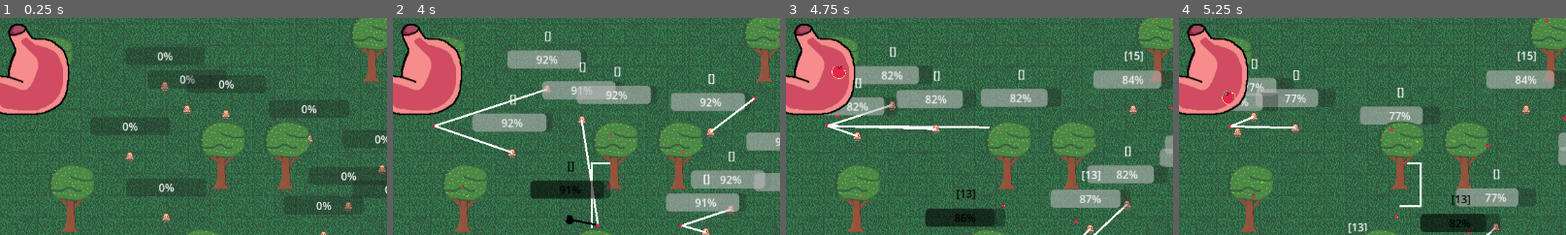
Above: before the commit, frames 1-4 (left to right).
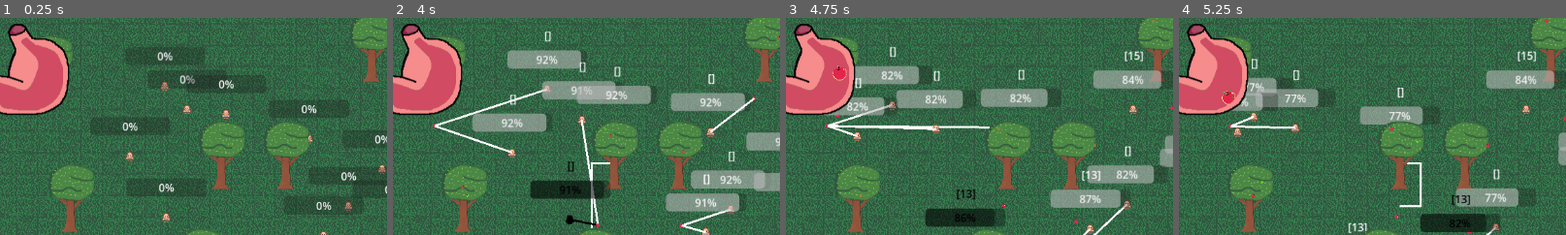
Above: after the commit, the same moments.

Repository: rundoom/Upraiser
Game: Godot game, scene res://world/mass_test.tscn
Same seed, same stepped clock (60 frames per second), same inputs: the game is played once before the commit and once after it.
Inputs (mouse positions are % of the whole screen's width and height, from its top left):
- Up to frame 1 (0.25 s): no input
- Up to frame 2 (4 s): move the mouse to (35, 26) at 0.52 s; press the mouse at (35, 26) at 0.53 s; move the mouse to (23, 35) at 1.27 s; release the mouse at (23, 35) at 1.28 s; click (23, 35) at 1.35 s; move the mouse to (46, 31) at 2.02 s; press the mouse at (46, 31) at 2.03 s; move the mouse to (28, 49) at 2.77 s; release the mouse at (28, 49) at 2.78 s; click (28, 49) at 2.85 s; move the mouse to (56, 38) at 3.52 s; press the mouse at (56, 38) at 3.53 s
- Up to frame 3 (4.75 s): move the mouse to (50, 47) at 4.27 s; release the mouse at (50, 47) at 4.28 s; click (50, 47) at 4.35 s
- Up to frame 4 (5.25 s): move the mouse to (44, 55) at 5.02 s; press the mouse at (44, 55) at 5.03 s
The pictures show only the part of the screen within x 6-56%, y 4-53%; the shares and areas given below are measured in that part.

Frames 1-2 are identical in both runs. In frame 3, less than 0.1% of the frame differs, in the area x 11-16%, y 21-30%; in frame 4, nothing differs.

Commit message:
Apple spawn position

Diff:
--- a/general/stomach.tscn
+++ b/general/stomach.tscn
@@ -13,7 +13,7 @@
 texture = ExtResource("3_1f3b0")
 
 [node name="EnterPoint" type="Marker2D" parent="."]
-position = Vector2(-13, -56)
+position = Vector2(-2, -64)
 
 [node name="SpawnPoint" type="Node2D" parent="."]
 
